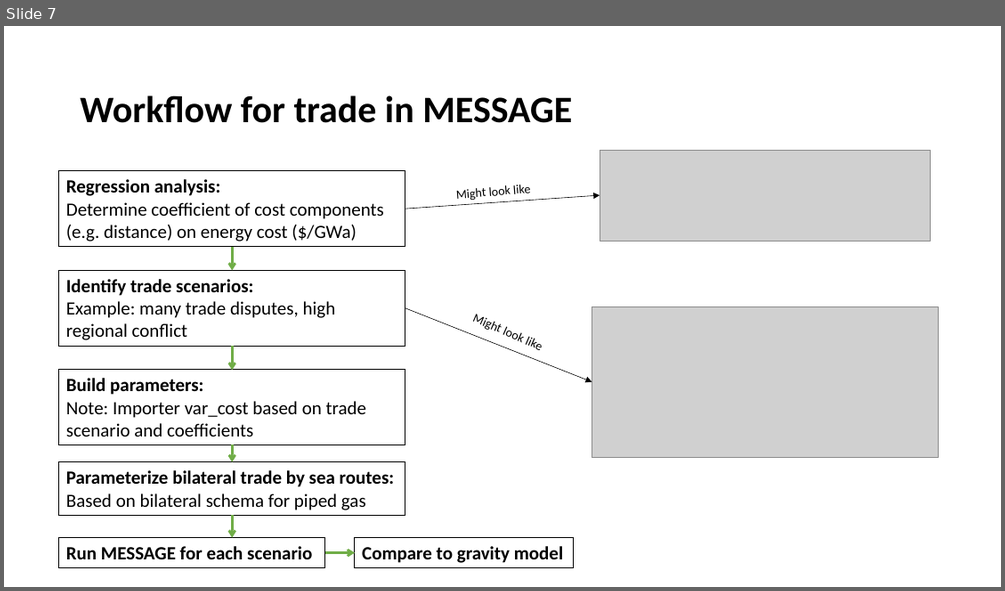
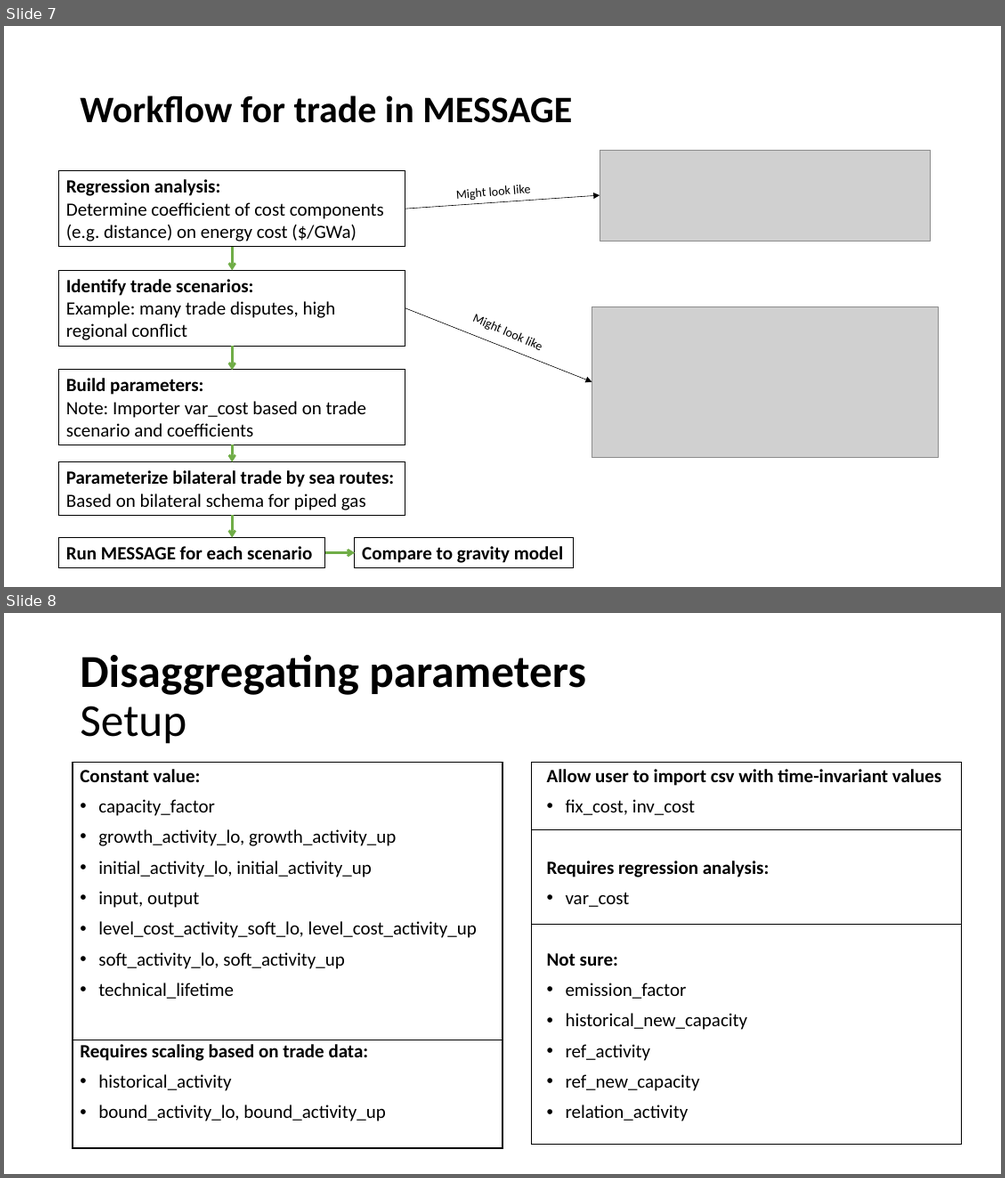
Before and after one commit to junukitashepard/message_trade, a slide deck: presentations/Update_2019-07-2.pptx. Shown one above the other, each under a label of ours: slide 7 before the commit, slides 7 and 8 after it. The pictures are 1005x591 and 1005x1178 pixels, drawn with LibreOffice and Linux fonts; fonts in the diff are those of the drawing; grey boxes stand for pictures. Boxes give left, top, right and bottom in pixels: in the first picture for what was removed or moved away, otherwise in the second. Text is boxed around its words. In the diff, an @@ line names an element or a change of style, - is before the commit and + after.

Commit message:
Update powerpoint and finish building initial parameters, compile df of var_cost

```diff
--- a/presentations/Update_2019-07-2.pptx
+++ b/presentations/Update_2019-07-2.pptx
@@ slide 8 added at (x1=4, y1=613, x2=1001, y2=1174), background #FFFFFF @@
@@ title added at (x1=80, y1=655, x2=586, y2=744), 44 pt, text #000000, bold @@
+Disaggregating parameters
+Setup
@@ rectangle added at (x1=73, y1=763, x2=502, y2=1040), outline #000000 1 pt @@
@@ text added at (x1=80, y1=769, x2=477, y2=1121), 18 pt, text #000000 @@
+Constant value:
+• capacity_factor
+• growth_activity_lo, growth_activity_up
+• initial_activity_lo, initial_activity_up
+• input, output
+• level_cost_activity_soft_lo, level_cost_activity_up
+• soft_activity_lo, soft_activity_up
+• technical_lifetime
+Requires scaling based on trade data:
+• historical_activity
+• bound_activity_lo, bound_activity_up
@@ rectangle added at (x1=531, y1=763, x2=961, y2=830), outline #000000 1 pt @@
@@ text added at (x1=547, y1=769, x2=941, y2=1121), 18 pt, text #000000 @@
+Allow user to import csv with time-invariant values
+• fix_cost, inv_cost
+Requires regression analysis:
+• var_cost
+Not sure:
+• emission_factor
+• historical_new_capacity
+• ref_activity
+• ref_new_capacity
+• relation_activity
@@ rectangle added at (x1=531, y1=830, x2=961, y2=925), outline #000000 1 pt @@
@@ rectangle added at (x1=531, y1=925, x2=961, y2=1144), outline #000000 1 pt @@
@@ rectangle added at (x1=73, y1=1040, x2=502, y2=1149), outline #000000 1 pt @@
```
Also in this commit, not shown: 4 slides changed, 2 other slides added, 2 slides removed, 25 other files.
